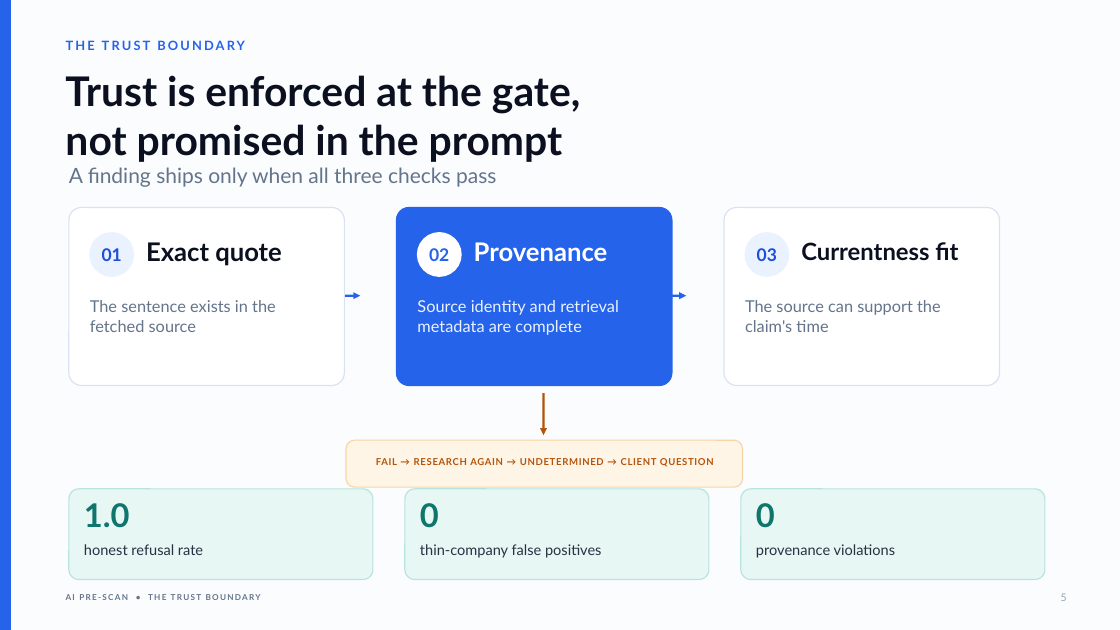
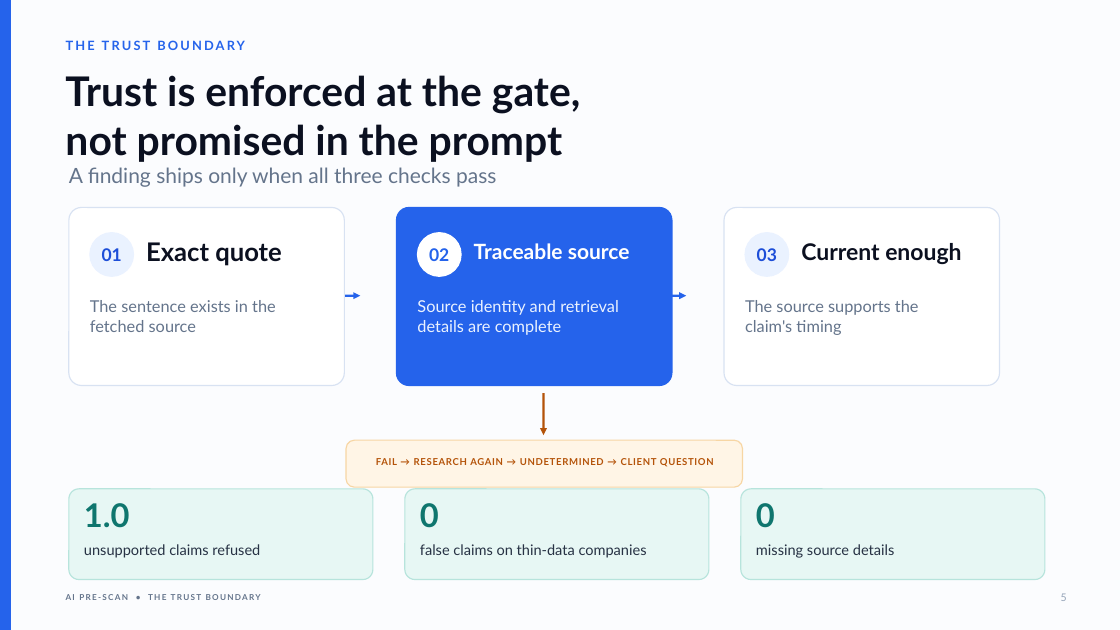
Before and after one commit to nyelugo/PROJECT-AI-Pre-Scan, a slide deck: slide 5 of docs/ai-pre-scan-presentation.pptx. Drawn at 1120x630 pixels with LibreOffice and Linux fonts; fonts in the diff are those of the drawing. Boxes give left, top, right and bottom in pixels: in the first picture for what was removed or moved away, otherwise in the second. Text is boxed around its words. In the diff, an @@ line names an element or a change of style, - is before the commit and + after.

```diff
--- a/docs/ai-pre-scan-presentation.pptx
+++ b/docs/ai-pre-scan-presentation.pptx
@@ text at <box>474,243,630,259</box>: text changed; size 22 to 18 pt @@
-Provenance
+Traceable source
@@ text at <box>801,243,961,264</box>: text changed; size 20.4 to 19.7 pt @@
-Currentness fit
+Current enough
@@ text at <box>417,300,619,335</box>: text changed @@
-Source identity and retrieval metadata are complete
+Source identity and retrieval details are complete
@@ text at <box>745,300,919,335</box>: text changed @@
-The source can support the claim's time
+The source supports the claim's timing
@@ text at <box>84,544,260,558</box>: text changed @@
-honest refusal rate
+unsupported claims refused
@@ text at <box>420,544,647,558</box>: text changed @@
-thin-company false positives
+false claims on thin-data companies
@@ text at <box>756,544,895,558</box>: text changed @@
-provenance violations
+missing source details
```
Also in this commit, not shown: 5 other slides changed, 1 other file.
